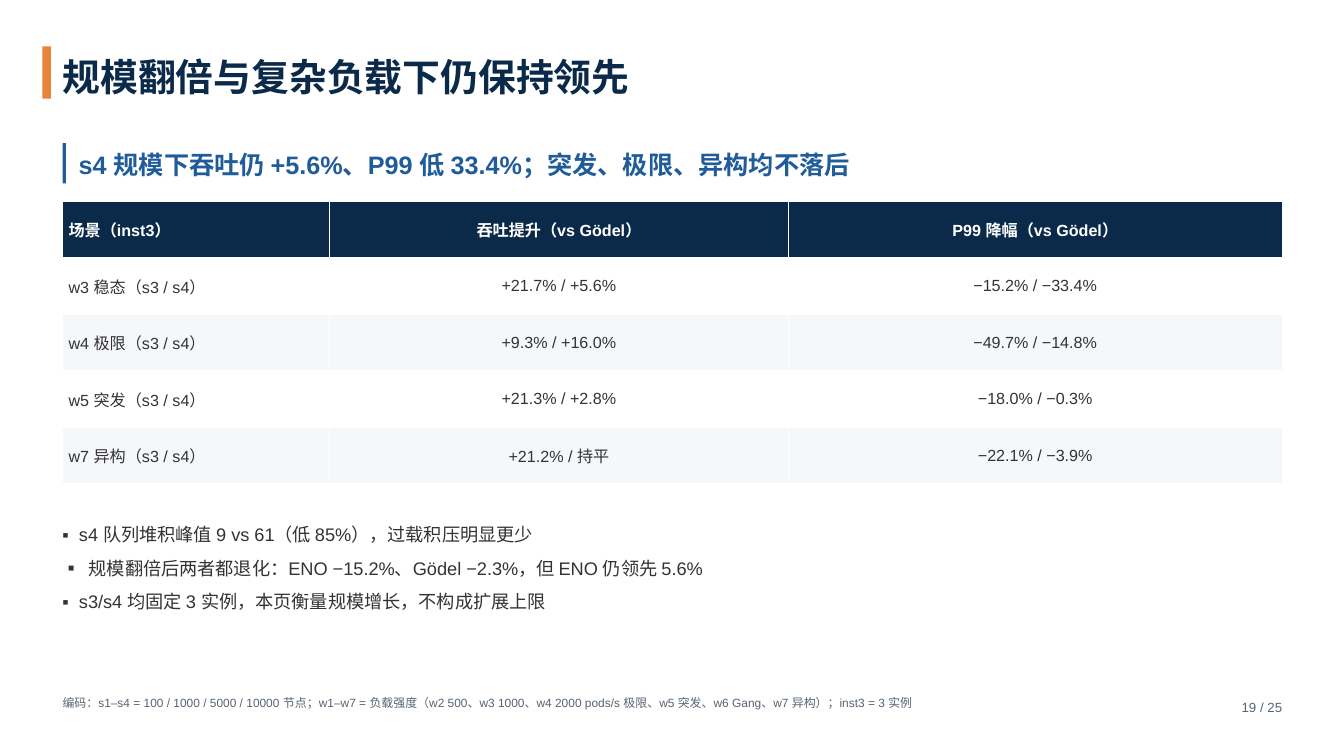
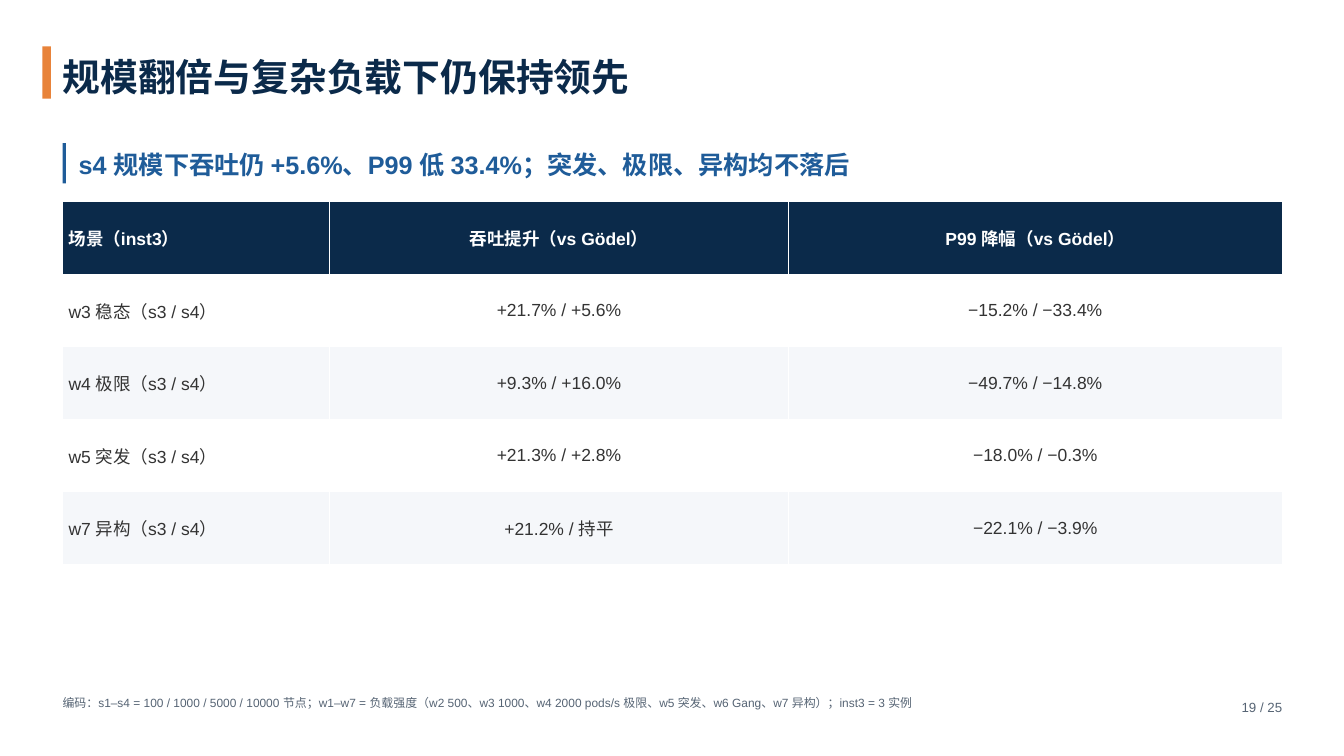
Before and after one commit to tengfei86/godel-scheduler, a slide deck: slide 19 of docs/thesis/defense/答辩PPT-基于etcd的分布式Kubernetes调度器.pptx. Drawn at 1344x756 pixels with LibreOffice and Linux fonts; fonts in the diff are those of the drawing. Boxes give left, top, right and bottom in pixels: in the first picture for what was removed or moved away, otherwise in the second. Text is boxed around its words. In the diff, an @@ line names an element or a change of style, - is before the commit and + after.

```diff
--- a/docs/thesis/defense/答辩PPT-基于etcd的分布式Kubernetes调度器.pptx
+++ b/docs/thesis/defense/答辩PPT-基于etcd的分布式Kubernetes调度器.pptx
@@ table at [63, 202, 1282, 565] @@
@@ size 11.5 to 12.5 pt @@
@@ text removed at [79, 525, 702, 610] @@
-▪ s4 队列堆积峰值 9 vs 61（低 85%），过载积压明显更少
-▪ 规模翻倍后两者都退化：ENO −15.2%、Gödel −2.3%，但 ENO 仍领先 5.6%
-▪ s3/s4 均固定 3 实例，本页衡量规模增长，不构成扩展上限
```
Also in this commit, not shown: 3 other files.
